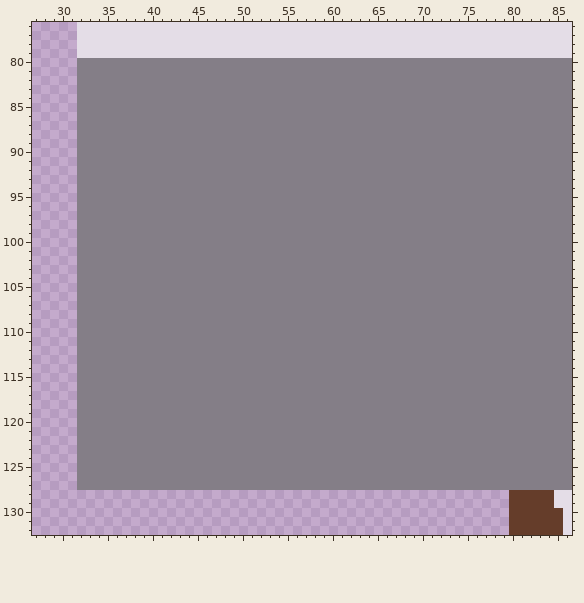
A pixel-art file gets an edit: assets/tilesets/levels.aseprite. Above is the file before it was changed.
1024x1024 pixels, 1 frame. Colours within 5 levels of each other are drawn and written as one. Shown: x 27..86, y 76..132.
Once edited:
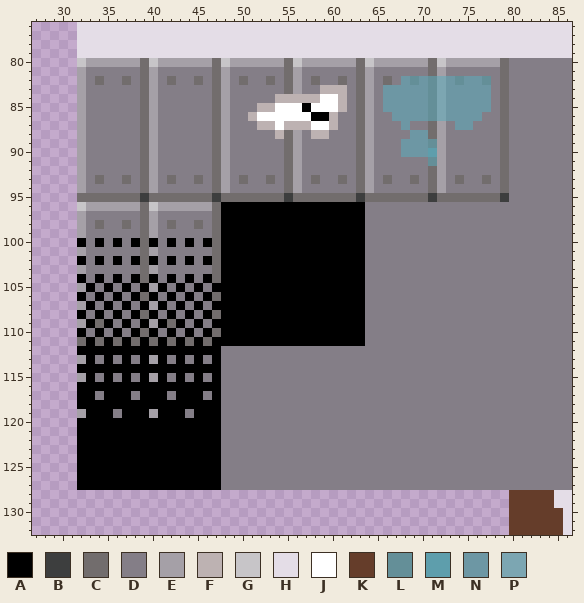
Palette (. is transparent): A #000000  B #3d3e3e  C #726d6d  D #847e87  E #a5a0a7  F #bdb2b2  G #c7c5c8  H #e4dde7  J #ffffff  K #653d2a  L #648f98  M #5e9eac  N #6d97a4  P #7ca6b2
What changed:
layer "Shadows" added
Changed rows in their new state; - is an unchanged pixel.
Layers "Shadows", "Main":
first column x 32:
 80 GEEEEEECGEEEEEECGEEEEEECGEEEEEECGEEEEEECGEEEEEEC
 81 E------CE------CE------CE------CE------CE------C
 82 E-C--C-CE-C--C-CE-C--C-CE-C--C-CE-C-NLNLPNLNNL-C
 83 E------CE------CE------CE--FFF-CE-NNNNNLPNNNNN-C
 84 E------CE------CE-----FFFFFJJF-CE-NNNNNLPNNNNN-C
 85 E------CE------CE---FFJJJAJJJF-CE-NNNNNLPNNNNN-C
 86 E------CE------CE--FJJJJJJAAF--CE--NNNNLPNNNN--C
 87 E------CE------CE---FFJFFFJJF--CE---N--CE-NN---C
 88 E------CE------CE-----FCE-FF---CE----NNCE------C
 89 E------CE------CE------CE------CE---NNNLE------C
 90 E------CE------CE------CE------CE---NNNME------C
 91 E------CE------CE------CE------CE------LE------C
 92 E------CE------CE------CE------CE------CE------C
 93 E-C--C-CE-C--C-CE-C--C-CE-C--C-CE-C--C-CE-C--C-C
 94 E------CE------CE------CE------CE------CE------C
 95 CCCCCCCBCCCCCCCBCCCCCCCBCCCCCCCBCCCCCCCBCCCCCCCB
 96 GEEEEEECGEEEEEECAAAAAAAAAAAAAAAA----------------
 97 E------CE------CAAAAAAAAAAAAAAAA----------------
 98 E-C--C-CE-C--C-CAAAAAAAAAAAAAAAA----------------
 99 E------CE------CAAAAAAAAAAAAAAAA----------------
100 A-A-A-ACA-A-A-ACAAAAAAAAAAAAAAAA----------------
101 E------CE------CAAAAAAAAAAAAAAAA----------------
102 A-A-A-ACA-A-A-ACAAAAAAAAAAAAAAAA----------------
103 E------CE------CAAAAAAAAAAAAAAAA----------------
104 A-A-A-ACA-A-A-ACAAAAAAAAAAAAAAAA----------------
105 EA-A-A-AEA-A-A-AAAAAAAAAAAAAAAAA----------------
106 A-A-A-ACA-A-A-ACAAAAAAAAAAAAAAAA----------------
107 EA-A-A-AEA-A-A-AAAAAAAAAAAAAAAAA----------------
108 A-A-A-ACA-A-A-ACAAAAAAAAAAAAAAAA----------------
109 EACA-A-AEACA-A-AAAAAAAAAAAAAAAAA----------------
110 A-A-A-ACA-A-A-ACAAAAAAAAAAAAAAAA----------------
111 CACACACACACACACAAAAAAAAAAAAAAAAA----------------
112 AAAAAAAAAAAAAAAA--------------------------------
113 EA-A-A-AEA-A-A-A--------------------------------
114 AAAAAAAAAAAAAAAA--------------------------------
115 EA-A-A-AEA-A-A-A--------------------------------
116 AAAAAAAAAAAAAAAA--------------------------------
117 AA-AAA-AAA-AAA-A--------------------------------
118 AAAAAAAAAAAAAAAA--------------------------------
119 EAAA-AAAEAAA-AAA--------------------------------
120 AAAAAAAAAAAAAAAA--------------------------------
121 AAAAAAAAAAAAAAAA--------------------------------
122 AAAAAAAAAAAAAAAA--------------------------------
123 AAAAAAAAAAAAAAAA--------------------------------
124 AAAAAAAAAAAAAAAA--------------------------------
125 AAAAAAAAAAAAAAAA--------------------------------
126 AAAAAAAAAAAAAAAA--------------------------------
127 AAAAAAAAAAAAAAAA--------------------------------
Changed places in both pictures, as pixel boxes (x1, y1, x2, y2):
changed: (77, 58, 509, 490)
